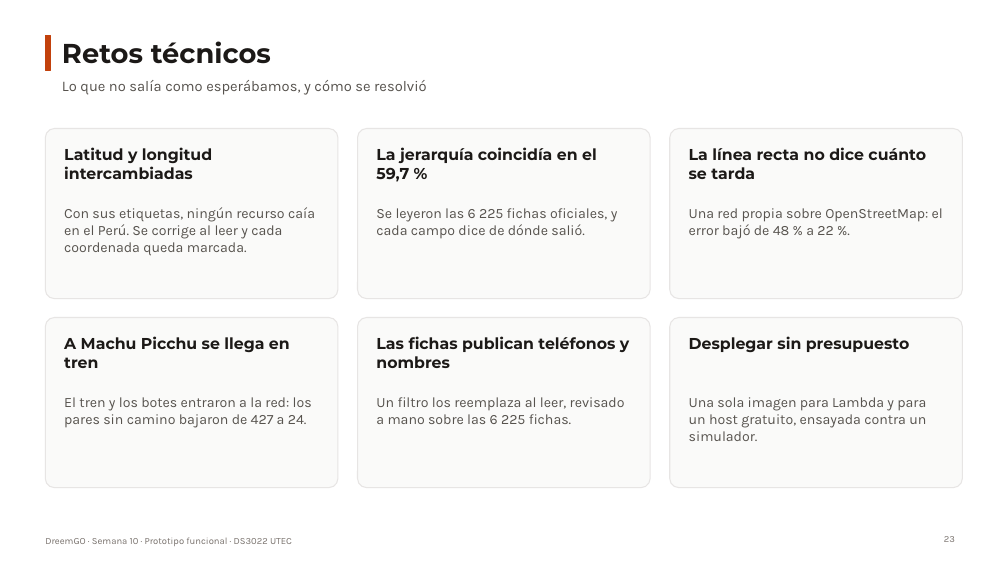
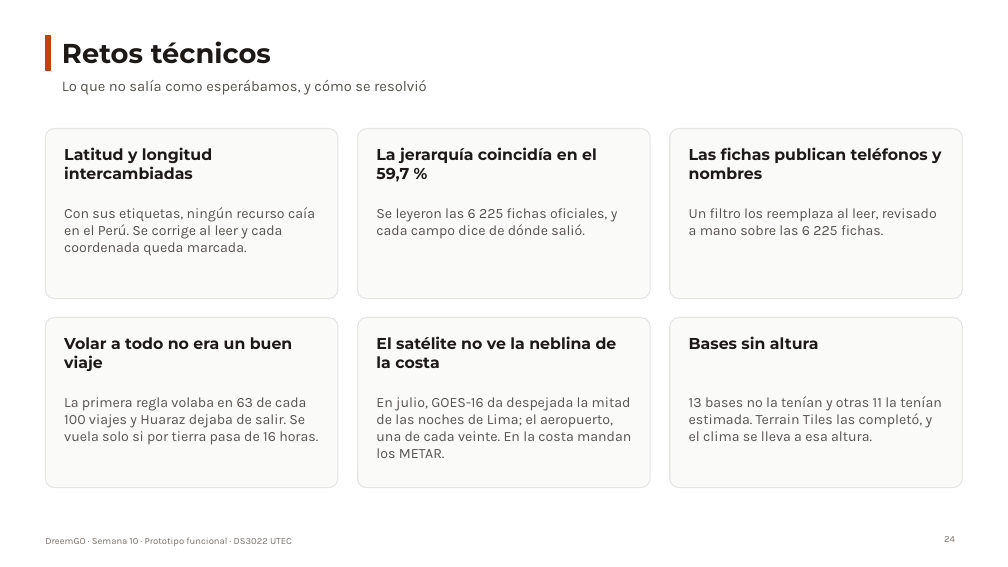
Before and after one commit to oswaldoaqm/Alejandros-Team, a slide deck: slide 24 of deliveries/week10/PresentationWeek10.pptx (slide 23 before the commit). Drawn at 1008x567 pixels with LibreOffice and Linux fonts; fonts in the diff are those of the drawing. Boxes give left, top, right and bottom in pixels: in the first picture for what was removed or moved away, otherwise in the second. Text is boxed around its words. In the diff, an @@ line names an element or a change of style, - is before the commit and + after.

```diff
--- a/deliveries/week10/PresentationWeek10.pptx
+++ b/deliveries/week10/PresentationWeek10.pptx
@@ text at [689,147,941,179]: text changed @@
-La línea recta no dice cuánto se tarda
+Las fichas publican teléfonos y nombres
@@ text at [689,208,937,235]: text changed @@
-Una red propia sobre OpenStreetMap: el error bajó de 48 % a 22 %.
+Un filtro los reemplaza al leer, revisado a mano sobre las 6 225 fichas.
@@ text at [64,337,292,371]: text changed @@
-A Machu Picchu se llega en tren
+Volar a todo no era un buen viaje
@@ text at [376,336,617,368]: text changed @@
-Las fichas publican teléfonos y nombres
+El satélite no ve la neblina de la costa
@@ text at [689,336,819,349]: text changed @@
-Desplegar sin presupuesto
+Bases sin altura
@@ text at [64,397,318,445]: text changed @@
-El tren y los botes entraron a la red: los pares sin camino bajaron de 427 a 24.
+La primera regla volaba en 63 de cada 100 viajes y Huaraz dejaba de salir. Se vuela solo si por tierra pasa de 16 horas.
@@ text at [376,397,631,458]: text changed @@
-Un filtro los reemplaza al leer, revisado a mano sobre las 6 225 fichas.
+En julio, GOES-16 da despejada la mitad de las noches de Lima; el aeropuerto, una de cada veinte. En la costa mandan los METAR.
@@ text at [689,396,942,441]: text changed @@
-Una sola imagen para Lambda y para un host gratuito, ensayada contra un simulador.
+13 bases no la tenían y otras 11 la tenían estimada. Terrain Tiles las completó, y el clima se lleva a esa altura.
@@ page number at [944,536,955,542]: text changed @@
-23
+24
```
Also in this commit, not shown: 17 other slides changed, 2 slides added, 1 slide removed, 1 other file.
